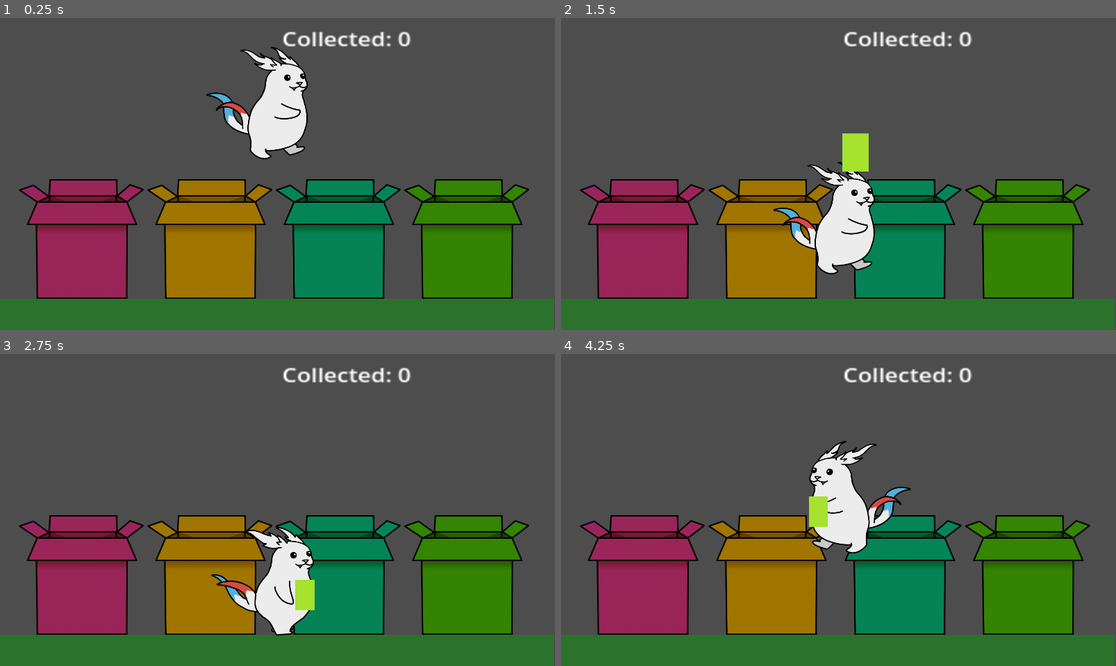
Above: before the commit, frames 1-4 (two rows, left to right).
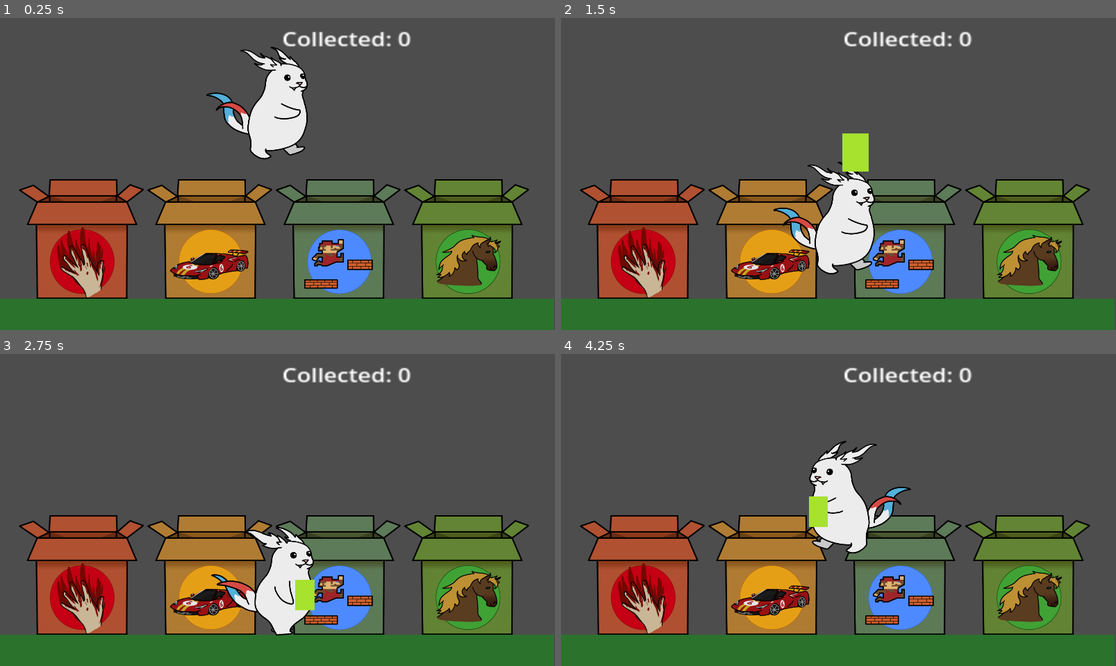
Above: after the commit, the same moments.

Repository: jiisloth/Vauhtispeli
Game: Godot game, scene res://scenes/minigames/sisalto/sisalto.tscn
The game is run twice, just before and just after one commit, with the same random seed, the same clock (stepped at 60 frames per second) and the same inputs. This scene is started directly instead of the project's main scene.
Inputs:
- Up to frame 1 (0.25 s): no input
- Up to frame 2 (1.5 s): hold D (DPad_Right) from 0.53 s (still down); tap Right (Button_A) at 0.6 s; tap Space (jump) at 0.77 s; tap Down (Button_B) at 1.35 s
- Up to frame 3 (2.75 s): tap Space (jump) at 1.52 s; tap Enter at 2 s; release D (DPad_Right) at 2.03 s; hold A (DPad_Left) from 2.03 s (still down); tap Up (Button_X) at 2.1 s
- Up to frame 4 (4.25 s): tap Space (jump) at 2.75, 3.02, 3.77 s; release A (DPad_Left) at 2.78 s; hold D (DPad_Right) from 2.78 s (still down); tap Left (Button_Y) at 2.85 s; tap Q (Shoulder_L) at 3.6 s

The runs differ from the first frame. In frame 1, 23% of the frame differs, in the area x 3-95%, y 52-90%; in frame 2, 22%; in frame 3, 22%; in frame 4, 23%.
Error before the commit: Invalid call. Nonexistent function 'set_score' in base 'Window'. (res://scenes/minigames/sisalto/sisalto.gd:19)
Error after the commit: Invalid call. Nonexistent function 'set_score' in base 'Window'. (res://scenes/minigames/sisalto/sisalto.gd:42)

Commit message:
generate game containers with code. disable when full of wrong games

Diff:
--- a/scenes/GameWrapper.gd
+++ b/scenes/GameWrapper.gd
@@ -1,27 +1,24 @@
 extends Node2D
-
 
 var current_game = null
 
-
 func set_score(score):
-    $IngameUI.set_score(score)
-    $GameScore.set_score(score)
-
+	$IngameUI.set_score(score)
+	$GameScore.set_score(score)
 
 func set_game(g):
-    $IngameUI.show()
-    $GameScore.hide()
-    if current_game:
-        current_game.queue_free()
-        current_game = null
+	$IngameUI.show()
+	$GameScore.hide()
+	if current_game:
+		current_game.queue_free()
+		current_game = null
 
-    current_game = load(Game.games[g]["scene"]).instantiate()
-    $GameScore.setup_game(Game.games[g])
-    $IngameUI.setup_game(Game.games[g])
-    add_child(current_game)
-
+	current_game = load(Game.games[g]["scene"]).instantiate()
+	$GameScore.setup_game(Game.games[g])
+	$IngameUI.setup_game(Game.games[g])
+	add_child(current_game)
 
 func end_game():
-    $IngameUI.hide()
-    $GameScore.show()
+	current_game.process_mode = PROCESS_MODE_DISABLED
+	$IngameUI.hide()
+	$GameScore.show()
--- a/scenes/minigames/sisalto/prefabs/game_container.gd
+++ b/scenes/minigames/sisalto/prefabs/game_container.gd
@@ -1,4 +1,4 @@
-extends Node2D
+extends Area2D
 
 @export var my_games = [0]
 
@@ -13,11 +13,17 @@
 func set_container_color():
 	var col = 1 - wrong_games_collected / wrong_game_limit
 	var box_color = Color(1, col, col)
-	$BoxForeground.modulate = box_color
-	$BoxBackground.modulate = box_color
+	modulate = box_color
+
+func collect_wrong_game():
+	wrong_games_collected += 1
+	set_container_color()
+	if wrong_games_collected == wrong_game_limit:
+		destroy_container()
 
 func destroy_container():
-	$CollisionShape2D.disabled = true
+	print("del")
+	set_deferred("monitoring", false)
 	sisalto.remove_container()
 
 func _on_area_shape_entered(area_rid, area, area_shape_index, local_shape_index):
@@ -27,8 +33,5 @@
 			correct_games_collected += 1
 			sisalto.add_collected()
 		else:
-			wrong_games_collected += 1
-			set_container_color()
-		if wrong_games_collected == wrong_game_limit:
-			destroy_container()
+			collect_wrong_game()
 		game_box.go_to_box()
--- a/scenes/minigames/sisalto/prefabs/game_container.tscn
+++ b/scenes/minigames/sisalto/prefabs/game_container.tscn
@@ -1,8 +1,9 @@
-[gd_scene load_steps=5 format=3 uid="uid://cqhairiy7f7tn"]
+[gd_scene load_steps=6 format=3 uid="uid://cqhairiy7f7tn"]
 
 [ext_resource type="Script" path="res://scenes/minigames/sisalto/prefabs/game_container.gd" id="1_7flvx"]
 [ext_resource type="Texture2D" uid="uid://b77flmyb6we00" path="res://img/box_back.png" id="2_s36vd"]
 [ext_resource type="Texture2D" uid="uid://ccmksmp2ryfxa" path="res://img/box_front.png" id="3_rwyis"]
+[ext_resource type="Texture2D" uid="uid://divh7elbwq6jf" path="res://img/game_labels.png" id="4_3pq2k"]
 
 [sub_resource type="RectangleShape2D" id="RectangleShape2D_linut"]
 size = Vector2(172, 59.5)
@@ -25,4 +26,10 @@
 position = Vector2(4, -251)
 shape = SubResource("RectangleShape2D_linut")
 
+[node name="Label" type="Sprite2D" parent="."]
+z_index = -1
+z_as_relative = false
+texture = ExtResource("4_3pq2k")
+hframes = 4
+
 [connection signal="area_shape_entered" from="." to="." method="_on_area_shape_entered"]
--- a/scenes/minigames/sisalto/sisalto.gd
+++ b/scenes/minigames/sisalto/sisalto.gd
@@ -1,9 +1,22 @@
 extends Node2D
 
 @export var game_prefab : PackedScene
+@export var game_container_prefab : PackedScene
+
 var phase_limits = [3,  7, 10, 15, 20,  30]
 var phase_delays = [5,  4,  4.5,  3, 2.5,  1.8]
-
+@export var container_games = [
+	[0],
+	[1],
+	[2],
+	[3]
+]
+@export var container_colors = [
+	Color(0,0,0),
+	Color(0,0,0),
+	Color(0,0,0),
+	Color(0,0,0)
+]
 
 var rng = RandomNumberGenerator.new()
 const phases = 6
@@ -14,19 +27,28 @@
 var collected_boxes = 0
 var spawned_boxes = 0
 var active_containers = 4
+var game_wrapper
 
 func _ready():
-	get_parent().set_score(score)
+	game_wrapper = get_parent()
+	for i in 4:
+		var game_cont = game_container_prefab.instantiate()
+		game_cont.position = Vector2(i * 500, 0)
+		$GameContainers.add_child(game_cont)
+		game_cont.get_node("Label").frame = i
+		game_cont.my_games = container_games[i]
+		game_cont.get_node("BoxBackground").modulate = container_colors[i]
+		game_cont.get_node("BoxForeground").modulate = container_colors[i]
+	game_wrapper.set_score(score)
 
 func _process(delta):
-
 	if spawned_boxes == phase_limits[phase]:
 		if phase == phases - 1:
 			pass
 		else:
 			phase += 1
 	if collected_boxes == collected_boxes_win_limit:
-		get_parent().end_game()
+		game_wrapper.end_game()
 
 func spawn_new_game(position, id):
 	var game = game_prefab.instantiate()
@@ -50,14 +72,14 @@
 
 func decrease_score():
 	score -= 1
-	get_parent().set_score(score)
+	game_wrapper.set_score(score)
 	if score == 0:
-		get_parent().end_game()
+		game_wrapper.end_game()
 
 func remove_container():
 	active_containers -= 1
 	if active_containers == 0:
-		get_parent().end_game()
+		game_wrapper.end_game()
 
 func add_collected():
 	collected_boxes += 1
--- a/scenes/minigames/sisalto/sisalto.tscn
+++ b/scenes/minigames/sisalto/sisalto.tscn
@@ -148,6 +148,8 @@
 position = Vector2(-12, 3)
 script = ExtResource("1_pqpm0")
 game_prefab = ExtResource("2_lrv78")
+game_container_prefab = ExtResource("2_euyie")
+container_colors = [Color(1, 0.611765, 0.560784, 1), Color(1, 0.937255, 0.588235, 1), Color(0.529412, 0.929412, 1, 1), Color(0.560784, 1, 0.588235, 1)]
 
 [node name="RichTextLabel" type="RichTextLabel" parent="."]
 offset_left = 988.0
@@ -199,25 +201,6 @@
 position = Vector2(296, 757)
 scale = Vector2(0.888476, 0.888476)
 
-[node name="Tasoloikat" parent="GameContainers" instance=ExtResource("2_euyie")]
-modulate = Color(0.87451, 0.278431, 1, 1)
-
-[node name="Kauhupelit" parent="GameContainers" instance=ExtResource("2_euyie")]
-modulate = Color(0.905882, 0.890196, 0, 1)
-position = Vector2(500, 0)
-my_games = [1]
-
-[node name="Heppapelit" parent="GameContainers" instance=ExtResource("2_euyie")]
-modulate = Color(0.0313726, 1, 1, 1)
-position = Vector2(1000, 0)
-my_games = [2]
-
-[node name="Retropelit" parent="GameContainers" instance=ExtResource("2_euyie")]
-modulate = Color(0.301961, 1, 0.0392157, 1)
-position = Vector2(1500, 0)
-priority = 3
-my_games = [3]
-
 [node name="Viuhti" type="CharacterBody2D" parent="." groups=["player"]]
 position = Vector2(974, 164)
 scale = Vector2(0.852461, 0.852461)
Binary file added: img/game_labels.png
Not shown, added: img/game_labels.png.import
